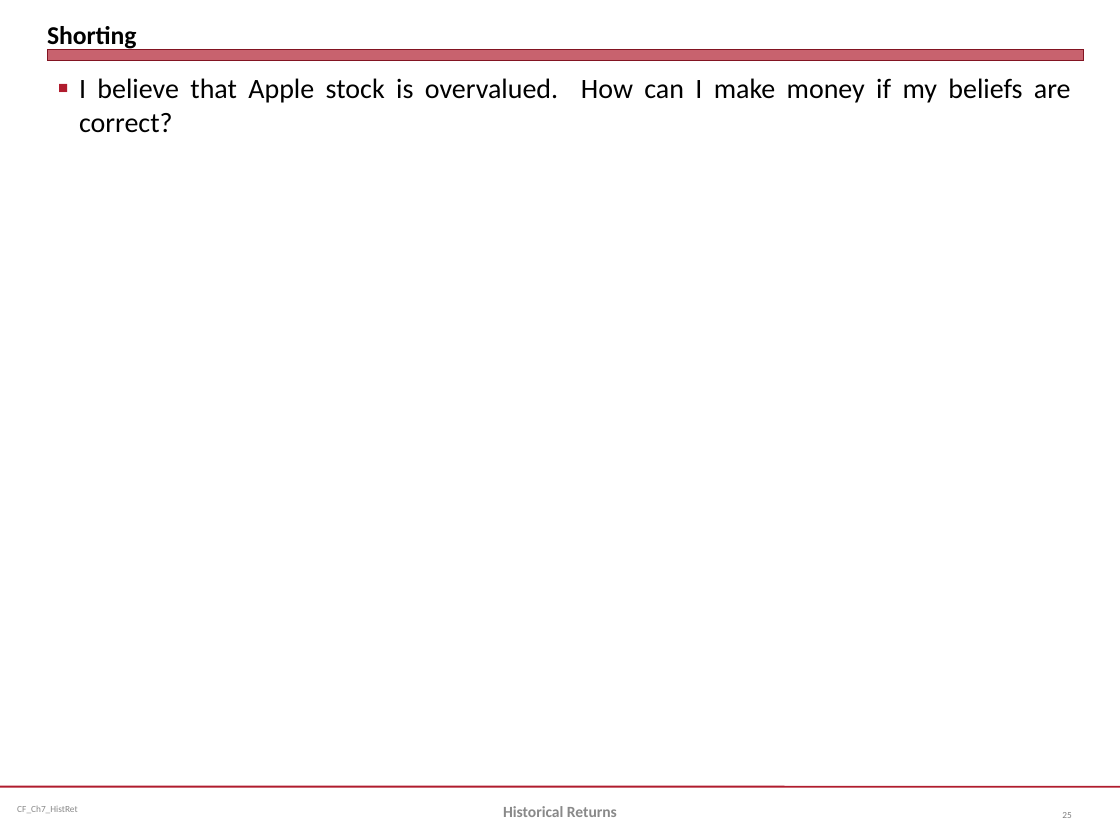
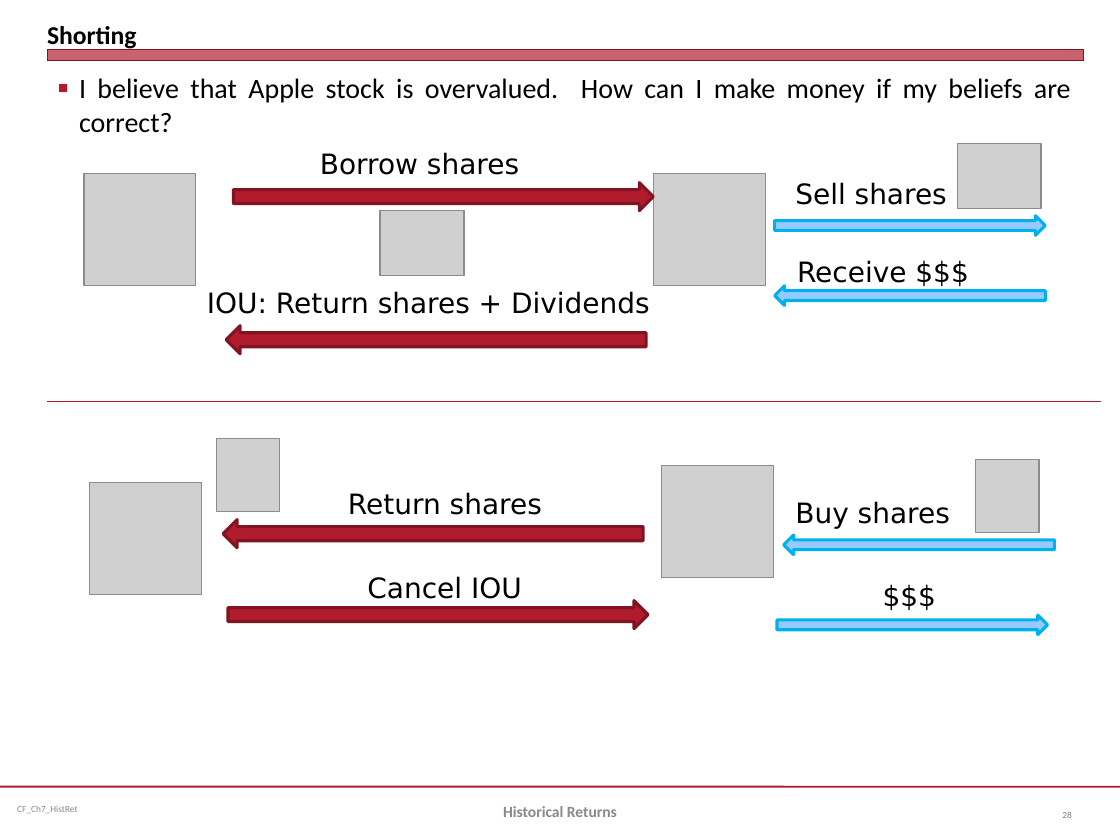
Before and after one commit to jmc877/Corporate-Finance, a slide deck: slide 28 of slides/CF_Ch7_HistRet_20.pptx (slide 25 before the commit). Drawn at 1120x840 pixels with LibreOffice and Linux fonts; fonts in the diff are those of the drawing; grey boxes stand for pictures. Boxes give left, top, right and bottom in pixels: in the first picture for what was removed or moved away, otherwise in the second. Text is boxed around its words. In the diff, an @@ line names an element or a change of style, - is before the commit and + after.

```diff
--- a/slides/CF_Ch7_HistRet_20.pptx
+++ b/slides/CF_Ch7_HistRet_20.pptx
@@ picture added at <box>958,144,1042,209</box> @@
@@ picture added at <box>84,174,196,286</box> @@
@@ text added at <box>320,152,519,175</box>, 18 pt, text #000000 @@
+Borrow shares
@@ picture added at <box>653,174,765,286</box> @@
@@ up arrow added at <box>233,183,653,211</box>, fill #B01C2E, outline #821522 2 pt @@
@@ text added at <box>795,182,947,205</box>, 18 pt, text #000000 @@
+Sell shares
@@ picture added at <box>380,211,464,276</box> @@
@@ right arrow added at <box>775,216,1046,235</box>, fill #97CBFF, outline #00B0F0 2 pt @@
@@ text added at <box>797,260,907,283</box>, 18 pt, text #000000 @@
+Receive $$$
@@ text added at <box>207,291,650,314</box>, 18 pt, text #000000 @@
+IOU: Return shares + Dividends
@@ right arrow added at <box>775,286,1046,305</box>, fill #97CBFF, outline #00B0F0 2 pt @@
@@ up arrow added at <box>226,326,646,354</box>, fill #B01C2E, outline #821522 2 pt @@
@@ line added from (47, 401) to (1101, 401), #B0182A 0.75 pt @@
@@ picture added at <box>216,439,280,512</box> @@
@@ picture added at <box>662,466,774,578</box> @@
@@ picture added at <box>976,459,1039,532</box> @@
@@ picture added at <box>90,483,202,595</box> @@
@@ text added at <box>348,492,542,515</box>, 18 pt, text #000000 @@
+Return shares
@@ text added at <box>795,501,950,529</box>, 18 pt, text #000000 @@
+Buy shares
@@ up arrow added at <box>223,520,643,548</box>, fill #B01C2E, outline #821522 2 pt @@
@@ right arrow added at <box>784,535,1055,554</box>, fill #97CBFF, outline #00B0F0 2 pt @@
@@ text added at <box>367,576,522,599</box>, 18 pt, text #000000 @@
+Cancel IOU
@@ text added at <box>871,572,949,617</box>, 18 pt, text #000000 @@
+$$$
@@ up arrow added at <box>228,600,648,628</box>, fill #B01C2E, outline #821522 2 pt @@
@@ right arrow added at <box>777,615,1048,634</box>, fill #97CBFF, outline #00B0F0 2 pt @@
```
Also in this commit, not shown: 3 slides added, 3 other files.
